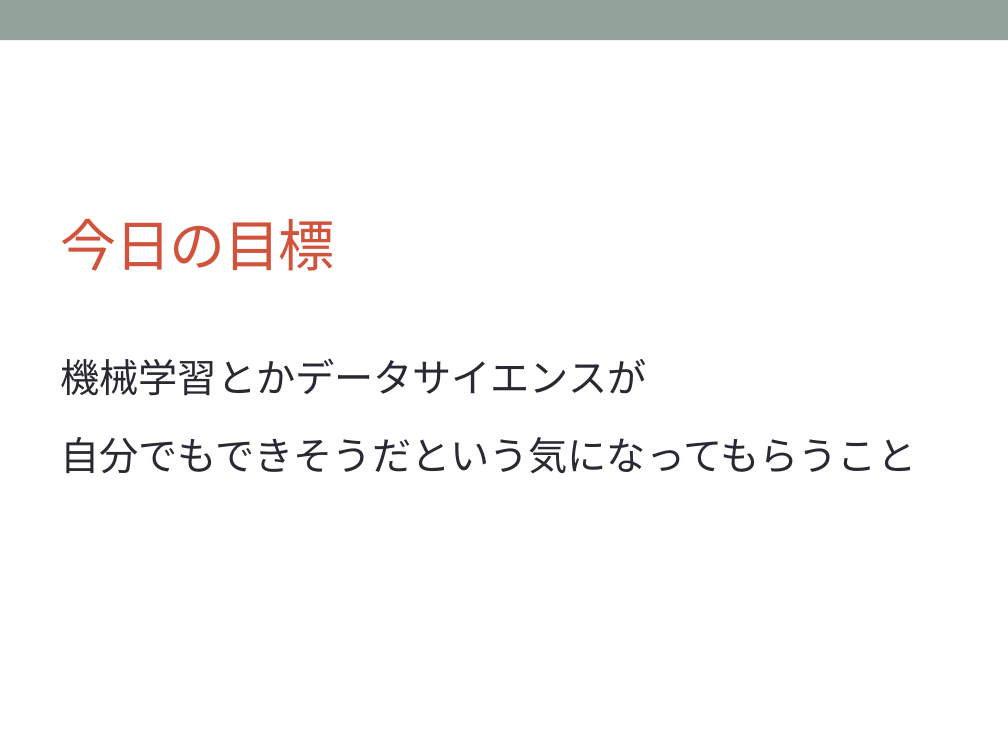
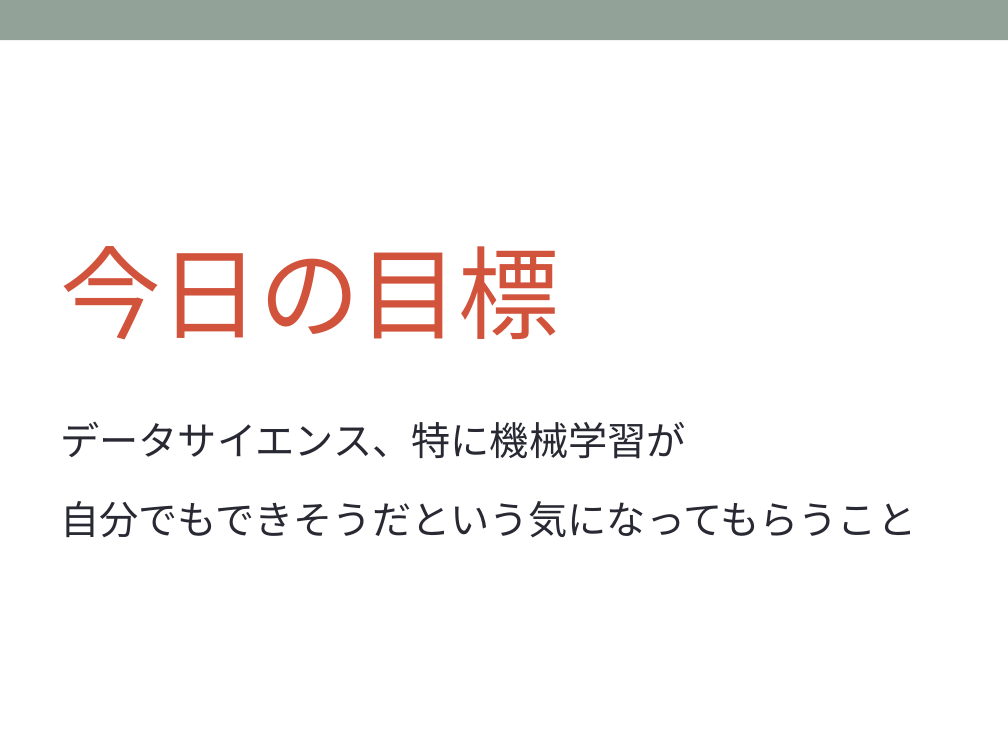
Before and after one commit to sakapun/nds51, a slide deck: slide 3 of 入門系の本を一冊も読まず.pptx. Drawn at 1008x756 pixels with LibreOffice and Linux fonts; fonts in the diff are those of the drawing. Boxes give left, top, right and bottom in pixels: in the first picture for what was removed or moved away, otherwise in the second. Text is boxed around its words. In the diff, an @@ line names an element or a change of style, - is before the commit and + after.

```diff
--- a/入門系の本を一冊も読まず.pptx
+++ b/入門系の本を一冊も読まず.pptx
@@ title "今日の目標" moved from (x1=60, y1=219, x2=334, y2=271) to (x1=60, y1=246, x2=558, y2=340) @@
@@ title "今日の目標" at (x1=60, y1=246, x2=558, y2=340): size 40 to 72 pt @@
@@ text "データサイエンス、特に機械学習が" moved from (x1=60, y1=359, x2=916, y2=474) to (x1=60, y1=422, x2=916, y2=538) @@
@@ text at (x1=60, y1=422, x2=685, y2=459): text changed @@
-機械学習とかデータサイエンスが
+データサイエンス、特に機械学習が
```
Also in this commit, not shown: 6 other slides changed, 7 slides added, 1 other file.
